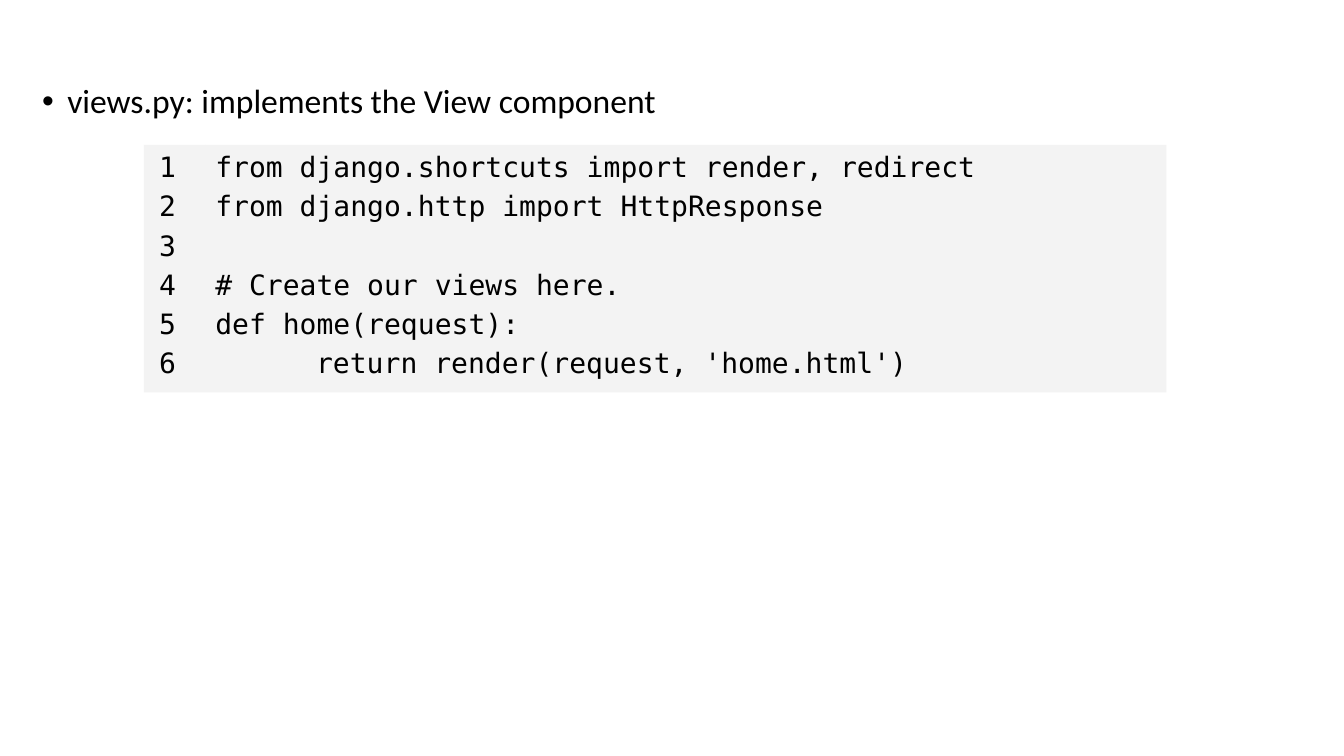
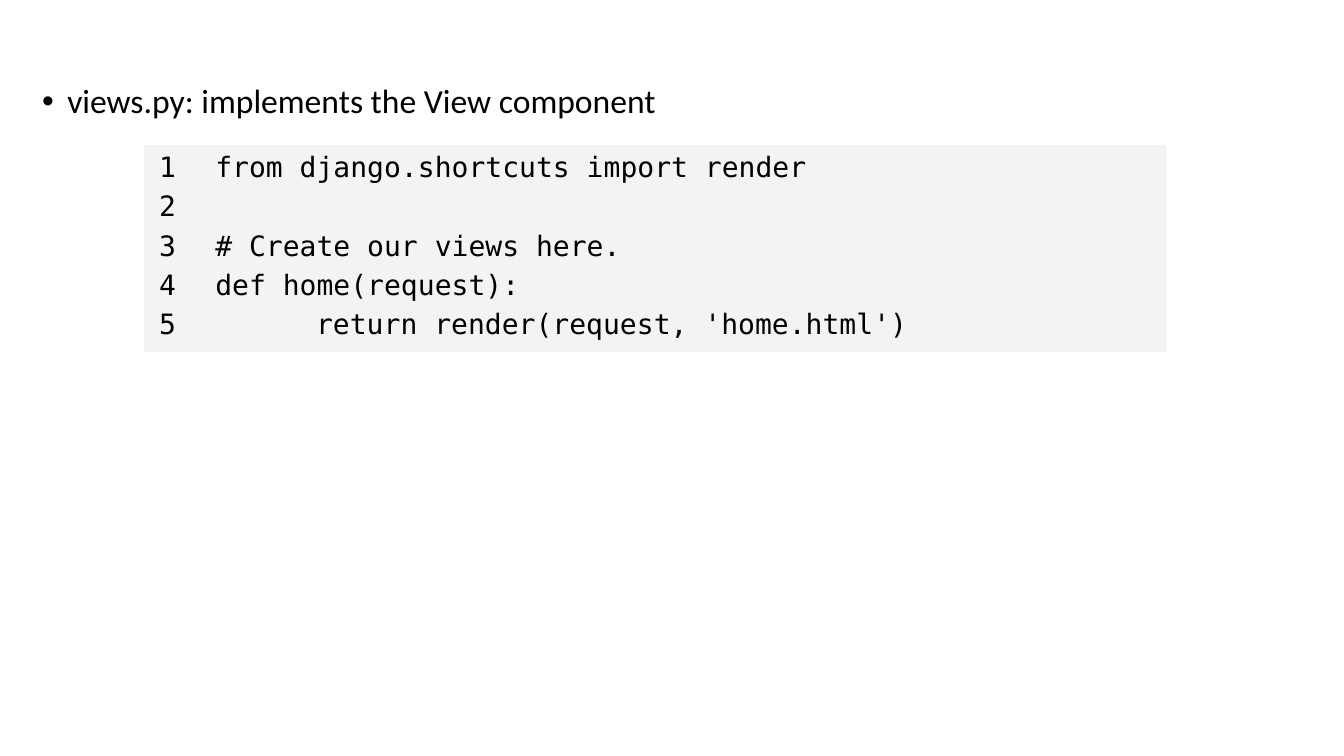
Before and after one commit to zhangzhics/CITS5503_Sem2, a slide deck: slide 23 of Lectures2024/CITS5503WebArchDesign_week9.pptx. Drawn at 1344x756 pixels with LibreOffice and Linux fonts; fonts in the diff are those of the drawing. Boxes give left, top, right and bottom in pixels: in the first picture for what was removed or moved away, otherwise in the second. Text is boxed around its words. In the diff, an @@ line names an element or a change of style, - is before the commit and + after.

Commit message:
typos corrected in week 9

```diff
--- a/Lectures2024/CITS5503WebArchDesign_week9.pptx
+++ b/Lectures2024/CITS5503WebArchDesign_week9.pptx
@@ rectangle "1" resized from (x1=144, y1=145, x2=206, y2=393) to (x1=144, y1=145, x2=206, y2=352) @@
@@ rectangle "from django.shortcuts import render" resized from (x1=206, y1=145, x2=1167, y2=393) to (x1=206, y1=145, x2=1167, y2=352) @@
@@ text in rectangle at (x1=215, y1=155, x2=806, y2=183): text changed @@
-from django.shortcuts import render, redirect
-from django.http import HttpResponse
+from django.shortcuts import render
@@ text in rectangle at (x1=159, y1=352, x2=176, y2=374): paragraph removed @@
-    6
```
Also in this commit, not shown: 1 other slide changed.
